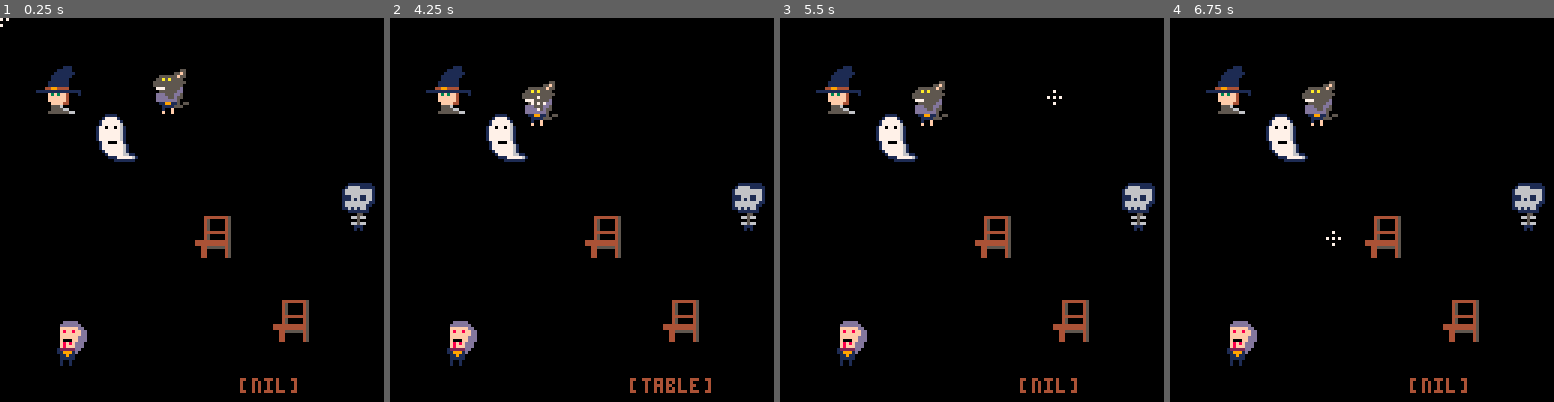
Above: before the commit, frames 1-4 (left to right).
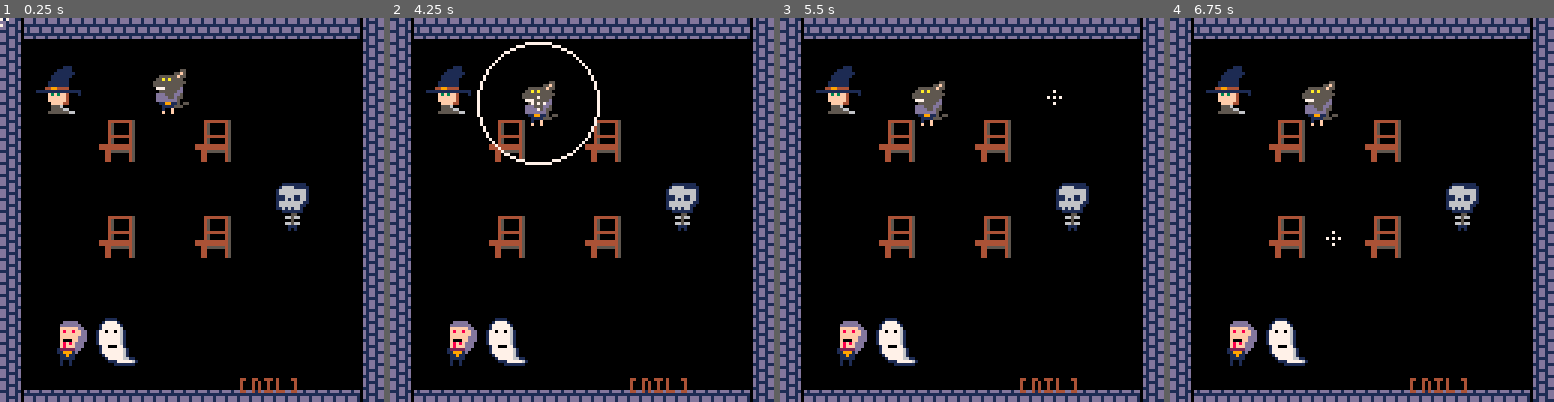
Above: after the commit, the same moments.

Repository: Mastoast/LDjam54
Game: PICO-8 cartridge ld54.p8
Two runs of this game, one before a commit and one after it. Both use one fixed random seed, a clock stepped at 60 frames per second and the inputs below.
Inputs (mouse positions are in pixels of both pictures, inside the frame that each line leads up to):
- Up to frame 1 (0.25 s): no input
- Up to frame 2 (4.25 s): tap O (Z key) at 0.33, 0.7, 1.43, 2.22, 3.1, 3.98 s; click (459, 121) at 0.67 s; tap X (X key) at 1.07, 2.07, 2.4, 2.73, 3.07, 3.4, 3.73, 4.07 s; click (520, 267) at 1.22 s; click (585, 114) at 1.77 s; click (647, 259) at 2.32 s; click (712, 106) at 2.87 s; click (474, 256) at 3.42 s; click (535, 102) at 3.97 s
- Up to frame 3 (5.5 s): tap X (X key) every 0.33 s from 4.4 to 5.4 s; click (991, 248) at 4.52 s; tap O (Z key) at 4.87 s; click (1052, 94) at 5.07 s
- Up to frame 4 (6.75 s): click (1507, 244) at 5.62 s; tap X (X key) every 0.33 s from 5.73 to 6.73 s; tap O (Z key) at 5.75, 6.63 s; click (1269, 90) at 6.17 s; click (1331, 236) at 6.72 s

The runs differ from the first frame. In frame 1, 23% of the frame differs, in the area x 0-100%, y 0-100%; in frame 2, 24%; in frame 3, 23%; in frame 4, 23%.

Commit message:
Walls + bugfix

Diff:
--- a/ld54.p8
+++ b/ld54.p8
@@ -34,3 +34,36 @@
 00044000000450000000000000000000000177777661100000000665660000000000111110000000000000111155500000000555600000000000000000000000
 00044000000450000000000000000000000011177777610000000011100000000000100100000000000000100f00000000000555566000000000000000000000
 00044000000450000000000000000000000000111111100000000010100000000000100100000000000000f00f00000000005555555660000000000000000000
+00000000000000000000000000000000000000000000000000000000000000000000000000000000000000000000000000000000000000000000000000000000
+00000000000000000000000000000000000000000000000000000000000000000000000000000000000000000000000000000000000000000000000000000000
+00000000000000000000000000000000000000000000000000000000000000000000000000000000000000000000000000000000000000000000000000000000
+00000000000000000000000000000000000000000000000000000000000000000000000000000000000000000000000000000000000000000000000000000000
+00000000000000000000000000000000000000000000000000000000000000000000000000000000000000000000000000000000000000000000000000000000
+00000000000000000000000000000000000000000000000000000000000000000000000000000000000000000000000000000000000000000000000000000000
+00000000000000000000000000000000000000000000000000000000000000000000000000000000000000000000000000000000000000000000000000000000
+00000000000000000000000000000000000000000000000000000000000000000000000000000000000000000000000000000000000000000000000000000000
+0000000000000000ddd1ddd100000000111dd1100d1dd1dd00000000000000000000000000000000000000000000000000000000000000000000000000000000
+0000000000000000ddd1ddd100000000dd1dd1d00d1111dd00000000000000000000000000000000000000000000000000000000000000000000000000000000
+00000000000000001111111100000000dd1111d00d1dd1dd00000000000000000000000000000000000000000000000000000000000000000000000000000000
+0000000000000000d1ddd1dd00000000dd1dd1d0011dd11100000000000000000000000000000000000000000000000000000000000000000000000000000000
+0000000000000000d1ddd1ddd1ddd1dd111dd1100d1dd1dd00000000000000000000000000000000000000000000000000000000000000000000000000000000
+00000000000000001111111111111111dd1dd1d00d1111dd00000000000000000000000000000000000000000000000000000000000000000000000000000000
+0000000000000000ddd1ddd1ddd1ddd1dd1111d00d1dd1dd00000000000000000000000000000000000000000000000000000000000000000000000000000000
+000000000000000000000000ddd1ddd1dd1dd1d0011dd11100000000000000000000000000000000000000000000000000000000000000000000000000000000
+__map__
+4442424242424242424242424242424500000000000000000000000000000000000000000000000000000000000000000000000000000000000000000000000000000000000000000000000000000000000000000000000000000000000000000000000000000000000000000000000000000000000000000000000000000000
+4440404040404040404040404040404500000000000000000000000000000000000000000000000000000000000000000000000000000000000000000000000000000000000000000000000000000000000000000000000000000000000000000000000000000000000000000000000000000000000000000000000000000000
+4440404040404040404040404040404500000000000000000000000000000000000000000000000000000000000000000000000000000000000000000000000000000000000000000000000000000000000000000000000000000000000000000000000000000000000000000000000000000000000000000000000000000000
+4440404040404040404040404040404500000000000000000000000000000000000000000000000000000000000000000000000000000000000000000000000000000000000000000000000000000000000000000000000000000000000000000000000000000000000000000000000000000000000000000000000000000000
+4440404040404040404040404040404500000000000000000000000000000000000000000000000000000000000000000000000000000000000000000000000000000000000000000000000000000000000000000000000000000000000000000000000000000000000000000000000000000000000000000000000000000000
+4440404040404040404040404040404500000000000000000000000000000000000000000000000000000000000000000000000000000000000000000000000000000000000000000000000000000000000000000000000000000000000000000000000000000000000000000000000000000000000000000000000000000000
+4440404040404040404040404040404500000000000000000000000000000000000000000000000000000000000000000000000000000000000000000000000000000000000000000000000000000000000000000000000000000000000000000000000000000000000000000000000000000000000000000000000000000000
+4440404040404040404040404040404500000000000000000000000000000000000000000000000000000000000000000000000000000000000000000000000000000000000000000000000000000000000000000000000000000000000000000000000000000000000000000000000000000000000000000000000000000000
+4440404040404040404040404040404500000000000000000000000000000000000000000000000000000000000000000000000000000000000000000000000000000000000000000000000000000000000000000000000000000000000000000000000000000000000000000000000000000000000000000000000000000000
+4440404040404040404040404040404500000000000000000000000000000000000000000000000000000000000000000000000000000000000000000000000000000000000000000000000000000000000000000000000000000000000000000000000000000000000000000000000000000000000000000000000000000000
+4440404040404040404040404040404500000000000000000000000000000000000000000000000000000000000000000000000000000000000000000000000000000000000000000000000000000000000000000000000000000000000000000000000000000000000000000000000000000000000000000000000000000000
+4440404040404040404040404040404500000000000000000000000000000000000000000000000000000000000000000000000000000000000000000000000000000000000000000000000000000000000000000000000000000000000000000000000000000000000000000000000000000000000000000000000000000000
+4440404040404040404040404040404500000000000000000000000000000000000000000000000000000000000000000000000000000000000000000000000000000000000000000000000000000000000000000000000000000000000000000000000000000000000000000000000000000000000000000000000000000000
+4440404040404040404040404040404500000000000000000000000000000000000000000000000000000000000000000000000000000000000000000000000000000000000000000000000000000000000000000000000000000000000000000000000000000000000000000000000000000000000000000000000000000000
+4440404040404040404040404040404500000000000000000000000000000000000000000000000000000000000000000000000000000000000000000000000000000000000000000000000000000000000000000000000000000000000000000000000000000000000000000000000000000000000000000000000000000000
+4443434343434343434343434343434500000000000000000000000000000000000000000000000000000000000000000000000000000000000000000000000000000000000000000000000000000000000000000000000000000000000000000000000000000000000000000000000000000000000000000000000000000000
--- a/main.lua
+++ b/main.lua
@@ -20,18 +20,14 @@
     target = nil
     target_x = nil
     target_y = nil
-    -- gen checkpoints
-    -- for i=0, 127 do
-    --     for y=0, 63 do
-    --         if mget(i, y) == 4 then
-    --             create(rectangle, i*8 + 4, y*8 + 4)
-    --         end
-    --     end
-    -- end
+    target_chair = nil
+    --
+    create(chair, 32, 32)
+    create(ghost, 32, 100)
+    create(chair, 64, 32)
+    create(chair, 32, 64)
     create(chair, 64, 64)
-    create(chair, 90, 92)
-    create(ghost, 32, 32)
-    create(skeleton, 112, 55)
+    create(skeleton, 90, 55)
     create(vampire, 16, 100)
     create(wolf, 48, 16)
     create(witch, 12, 16)
@@ -73,10 +69,12 @@
         else
             pickup_target()
         end
+        update_solution()
     end
 
     if btnp(🅾️) then
         reset_target()
+        update_solution()
     end
 
     if target then
@@ -88,19 +86,24 @@
         a:update()
     end
 
-    printable = target
+    printable = target_chair
+end
+
+function update_solution()
+
 end
 
 function pickup_target()
     for o in all(objects) do
         if o.movable and on_cursor(o) then
             if o.chair then
+                target_chair = o.chair
                 o.chair.user = nil
                 o.chair = nil
             end
             target = o
             target_x, target_y = target.x, target.y
-
+            target.picked = true
             break
         end
     end
@@ -108,6 +111,7 @@
 
 function release_target()
     if not target then return end
+    target.picked = false
     for o in all(objects) do
         if o != target and on_cursor(o) then
             if o.base == chair then
@@ -115,6 +119,8 @@
                     o.user = target
                     target.chair = o
                     target.x, target.y = o.x, o.y
+                    target, target_x, target_y = nil, nil, nil
+                    target_chair = nil
                     target = nil
                     break
                 else
@@ -131,7 +137,13 @@
 function reset_target()
     if not target then return end
     target.x, target.y = target_x, target_y
+    if target_chair then
+        target.chair = target_chair
+        target.chair.user = target
+    end
+    target.picked = false
     target, target_x, target_y = nil, nil, nil
+    target_chair = nil
 end
 
 function _draw()
@@ -172,6 +184,10 @@
 
 -- UTILS
 
+function get_distance(obj1, obj2)
+    return sqrt((obj2.x + obj2.hit_w/2 - obj1.x - obj1.hit_w/2)^2 + (obj2.y + obj2.hit_h/2 - obj1.y - obj1.hit_h/2)^2)
+end
+
 function on_cursor(object)
     return object:contains(stat(32), stat(33))
 end
--- a/objects.lua
+++ b/objects.lua
@@ -17,6 +17,9 @@
 monster.hit_w = 16
 monster.hit_h = 16
 monster.movable = true
+monster.radius = 20
+monster.chair = nil
+monster.is_happy = false
 
 function monster.update(self)
 
@@ -26,6 +29,17 @@
     --spr(self.spr, self.x, self.y, self.sprite_w, self.sprite_h, self.flip_x, self.flip_y)
     -- local factor = gtime % 50 < 25 and self.hit_h or self.hit_h + 1
     sspr((self.spr % 16) * 8, flr(self.spr \ 16) * 8, self.hit_w, self.hit_h, self.x, self.y, self.hit_w, self.hit_h)
+    -- draw radius
+    if self.picked then
+        circ(self.x + self.hit_w/2, self.y + self.hit_h/2, self.radius, 7)
+    end
+    if self.chair then
+        if  self.is_happy then
+            print("♥", self.x  + self.hit_w / 2, self.y - 7, 8)
+        else
+            print("!", self.x  + self.hit_w / 2, self.y - 7, 8)
+        end
+    end
 end
 
 ghost = new_type(20, monster)
